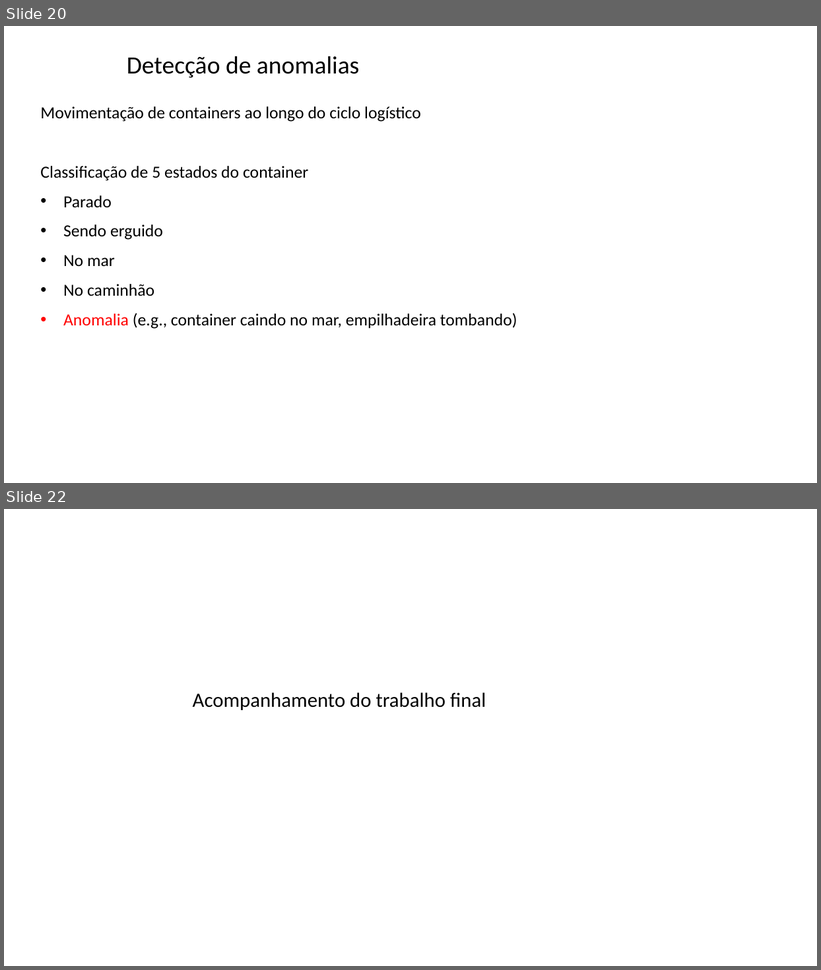
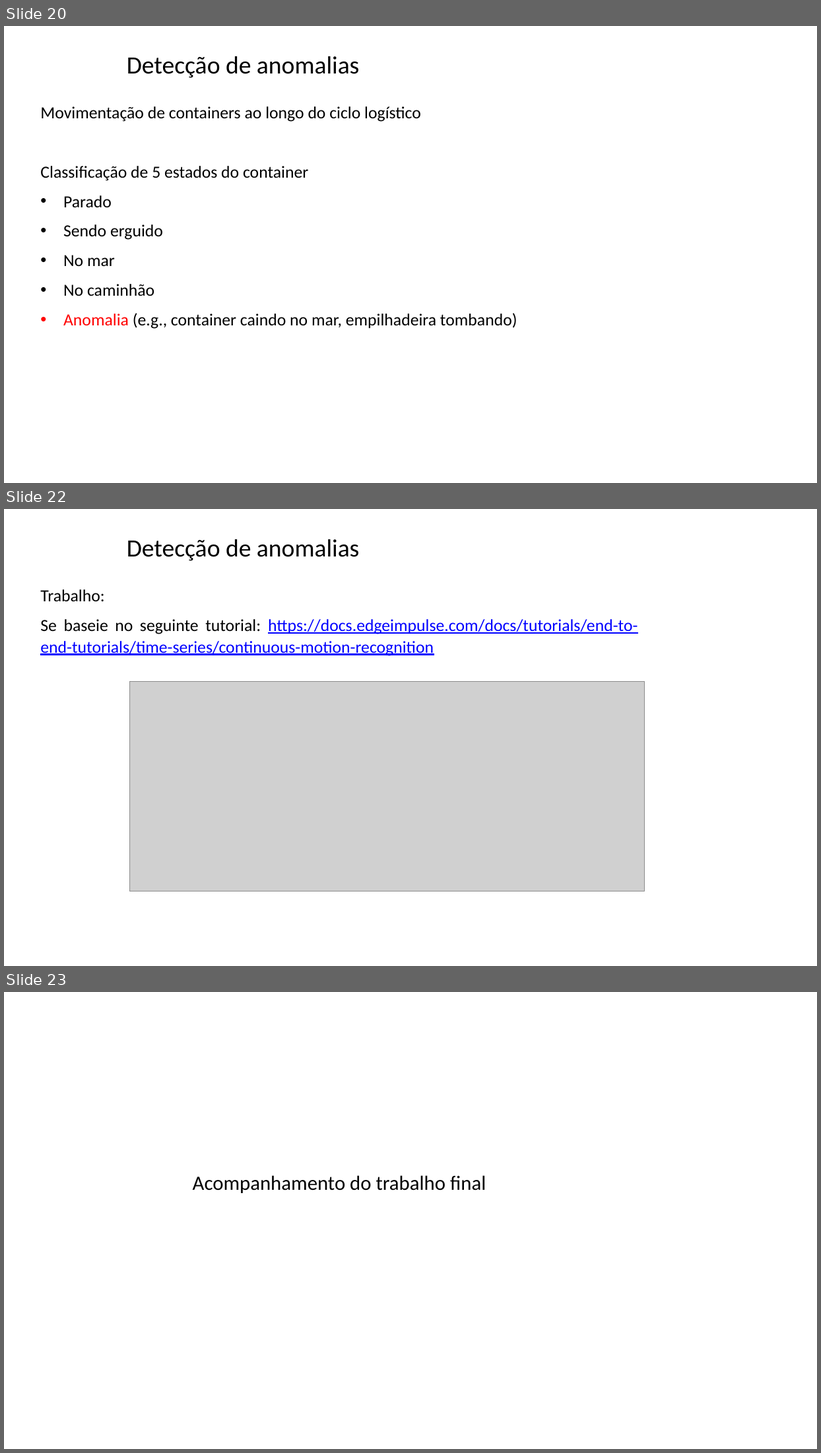
Before and after one commit to zz4fap/tp557-iot-ml, a slide deck: slides/TP557_16_detecção_de_anomalias.pptx. Shown one above the other, each under a label of ours: slides 20 and 22 before the commit, slides 20, 22 and 23 after it; the slides between them are not shown. The pictures are 821x970 and 821x1453 pixels, drawn with LibreOffice and Linux fonts; fonts in the diff are those of the drawing; grey boxes stand for pictures; background and template pictures are left out. Boxes give left, top, right and bottom in pixels: in the first picture for what was removed or moved away, otherwise in the second. Text is boxed around its words. In the diff, an @@ line names an element or a change of style, - is before the commit and + after.

```diff
--- a/slides/TP557_16_detecção_de_anomalias.pptx
+++ b/slides/TP557_16_detecção_de_anomalias.pptx
@@ slide 22 added at <box>4,509,817,966</box>, background picture (left out) @@
@@ title added at <box>127,539,359,561</box>, 29.3 pt, text #000000 @@
+Detecção de anomalias
@@ text added at <box>40,590,638,656</box>, 20 pt, text #0000FF, underline @@
+Trabalho:
+Se baseie no seguinte tutorial: https://docs.edgeimpulse.com/docs/tutorials/end-to-end-tutorials/time-series/continuous-motion-recognition
@@ picture added at <box>129,682,644,892</box> @@
@@ what was slide 22 is now slide 23 @@
```
Also in this commit, not shown: 1 slide changed.
